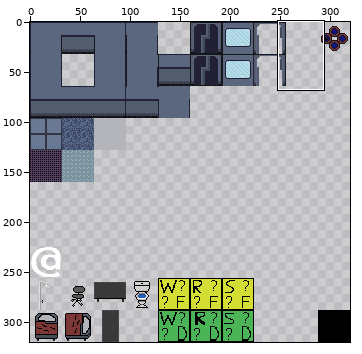
Edited in one commit: sprite sheet (NamelessRogue/Content/Sprites/tileset2.png). Above: a wide view before the commit, with the close-up outlined.
Close-up. Before the edit:
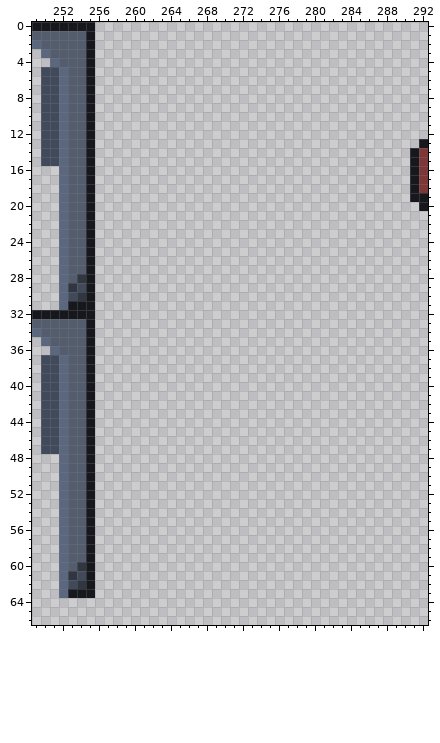
The file is 320x320 pixels. Pixels under 10% opacity are left out. Colours within 5 levels of each other are drawn and written as one. Shown: x 249..292, y 0..66. The commit also changed other parts of the picture, which this record leaves out.
Once edited:
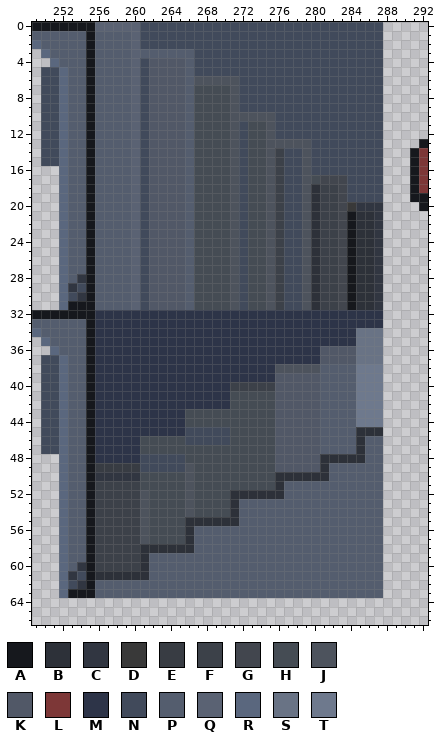
Palette (. is transparent): A #16181d  B #2d3139  C #313641  D #393939  E #383c43  F #3c4149  G #42464e  H #454c54  J #4d535d  K #515867  L #7d3737  M #2d3448  N #414a5b  P #545d6e  Q #5a6273  R #5a677e  S #697385  T #6e798d
Difference:
Changed rows in their new state; - is an unchanged pixel.
first column x 256:
 0 QQQQQNNNNNNNNNNNNNNNNNNNNNNNNNNN
 1 PPPPQNNNNNNNNNNNNNNNNNNNNNNNNNNN
 2 PPPPQNNNNNNNNNNNNNNNNNNNNNNNNNNN
 3 PPPPQPPPPPPNNNNNNNNNNNNNNNNNNNNN
 4 PPPPQNKKKKPNNNNNNNNNNNNNNNNNNNNN
 5 PPPPQNKKKKPNNNNNNNNNNNNNNNNNNNNN
 6 PPPPQNKKKKPJJJJJNNNNNNNNNNNNNNNN
 7 PPPPQNKKKKPHHHHJNNNNNNNNNNNNNNNN
 8 PPPPQNKKKKPHHHHJNNNNNNNNNNNNNNNN
 9 PPPPQNKKKKPHHHHJNNNNNNNNNNNNNNNN
10 PPPPQNKKKKPHHHHJJJJJNNNNNNNNNNNN
11 PPPPQNKKKKPHHHHJNHHJNNNNNNNNNNNN
12 PPPPQNKKKKPHHHHJNHHJNNNNNNNNNNNN
13 PPPPQNKKKKPHHHHJNHHJJJJJNNNNNNNN
14 PPPPQNKKKKPHHHHJNHHJFNNJNNNNNNNN
15 PPPPQNKKKKPHHHHJNHHJFNNJNNNNNNNN
16 PPPPQNKKKKPHHHHJNHHJFNNJNNNNNNNN
17 PPPPQNKKKKPHHHHJNHHJFNNJHGGGNNNN
18 PPPPQNKKKKPHHHHJNHHJFNNJBFFGNNNN
19 PPPPQNKKKKPHHHHJNHHJFNNJBFFGNNNN
20 PPPPQNKKKKPHHHHJNHHJFNNJBFFGDCCC
21 PPPPQNKKKKPHHHHJNHHJFNNJBFFGABBC
22 PPPPQNKKKKPHHHHJNHHJFNNJBFFGABBC
23 PPPPQNKKKKPHHHHJNHHJFNNJBFFGABBC
24 PPPPQNKKKKPHHHHJNHHJFNNJBFFGABBC
25 PPPPQNKKKKPHHHHJNHHJFNNJBFFGABBC
26 PPPPQNKKKKPHHHHJNHHJFNNJBFFGABBC
27 PPPPQNKKKKPHHHHJNHHJFNNJBFFGABBC
28 PPPPQNKKKKPHHHHJNHHJFNNJBFFGABBC
29 PPPPQNKKKKPHHHHJNHHJFNNJBFFGABBC
30 PPPPQNKKKKPHHHHJNHHJFNNJBFFGABBC
31 PPPPQNKKKKPHHHHJNHHJFNNJBFFGABBC
32 MMMMMMMMMMMMMMMMMMMMMMMMMMMMMMMM
33 MMMMMMMMMMMMMMMMMMMMMMMMMMMMMMMM
34 MMMMMMMMMMMMMMMMMMMMMMMMMMMMMSSS
35 MMMMMMMMMMMMMMMMMMMMMMMMMMMMMSSS
36 MMMMMMMMMMMMMMMMMMMMMMMMMKKKKSSS
37 MMMMMMMMMMMMMMMMMMMMMMMMMKKKKSSS
38 MMMMMMMMMMMMMMMMMMMMJJJJJPPPPTTT
39 MMMMMMMMMMMMMMMMMMMMKKKKKPPPPTTT
40 MMMMMMMMMMMMMMMFFFFFKKKKKPPPPTTT
41 MMMMMMMMMMMMMMMHHHHHKKKKKPPPPTTT
42 MMMMMMMMMMMMMMMHHHHHKKKKKPPPPTTT
43 MMMMMMMMMMHHHHHHHHHHKKKKKPPPPTTT
44 MMMMMMMMMMHHHHHHHHHHKKKKKPPPPTTT
45 MMMMMMMMMMNNNNNHHHHHKKKKKPPPPBBB
46 MMMMMHHHHHNNNNNHHHHHKKKKKPPPPBPP
47 MMMMMHHHHHHHHHHHHHHHKKKKKPPPPBPP
48 MMMMMNNNNNHHHHHHHHHHKKKKKBBBBBPP
49 EEEEENNNNNJHHHHHHHHHKKKKKBPPPPPP
50 CCCCCHHHHHJHHHHHHHHHBBBBBBPPPPPP
51 FFFFFHHHHHJHHHHHHHHHBPPPPPPPPPPP
52 FFFFFJHHHHJHHHHBBBBBBPPPPPPPPPPP
53 FFFFFJHHHHJHHHHBPPPPPPPPPPPPPPPP
54 FFFFFJHHHHJHHHHBPPPPPPPPPPPPPPPP
55 FFFFFJHHHHBBBBBBPPPPPPPPPPPPPPPP
56 FFFFFJHHHHBPPPPPPPPPPPPPPPPPPPPP
57 FFFFFJHHHHBPPPPPPPPPPPPPPPPPPPPP
58 FFFFFBBBBBBPPPPPPPPPPPPPPPPPPPPP
59 FFFFFBPPPPPPPPPPPPPPPPPPPPPPPPPP
60 FFFFFBPPPPPPPPPPPPPPPPPPPPPPPPPP
61 BBBBBBPPPPPPPPPPPPPPPPPPPPPPPPPP
62 PPPPPPPPPPPPPPPPPPPPPPPPPPPPPPPP
63 PPPPPPPPPPPPPPPPPPPPPPPPPPPPPPPP
